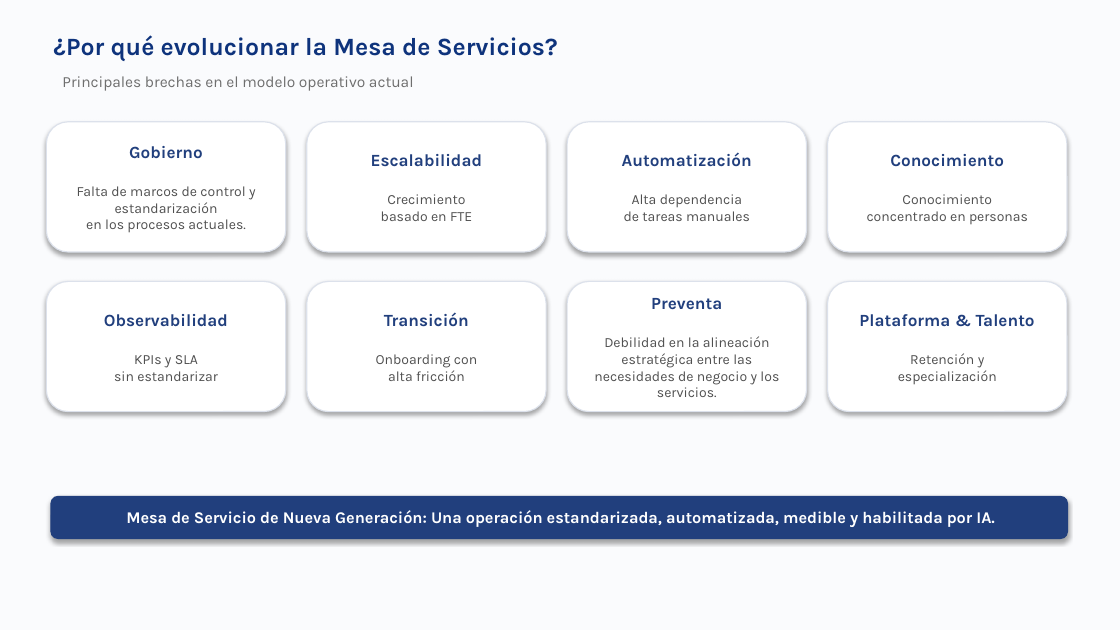
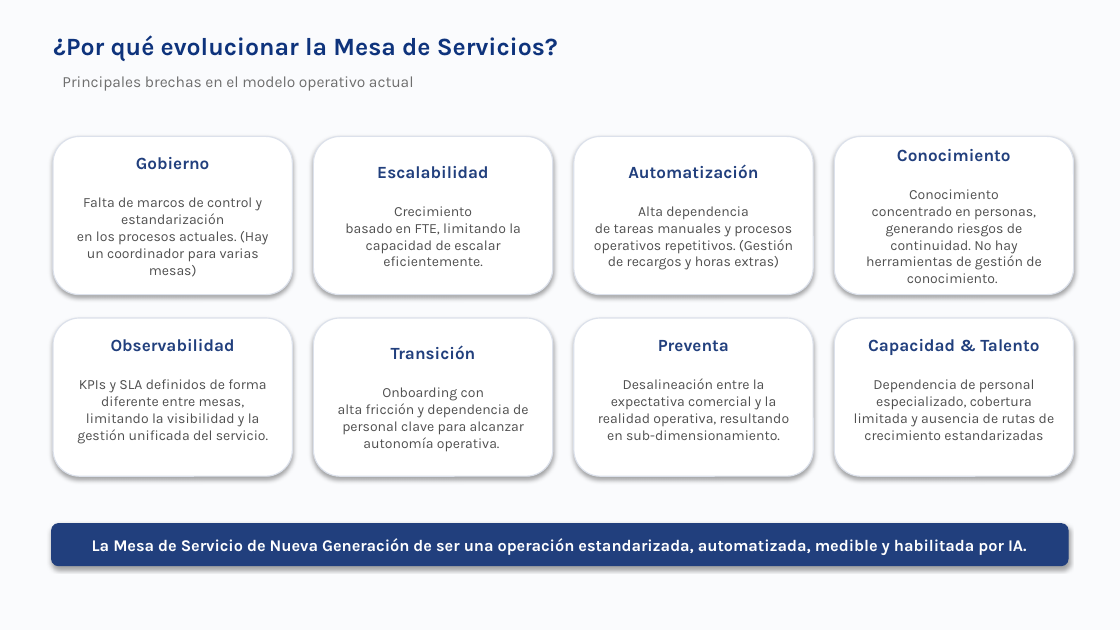
Before and after one commit to nataliazarthapersonalsoft/mesadeservicio-modernizacionaplicaciones, a slide deck: slide 6 of 04-planning/roadmaps/Mesa de Servicio Roadmap_v2.pptx (slide 5 before the commit). Drawn at 1120x630 pixels with LibreOffice and Linux fonts; fonts in the diff are those of the drawing; background and template pictures are left out. Boxes give left, top, right and bottom in pixels: in the first picture for what was removed or moved away, otherwise in the second. Text is boxed around its words. In the diff, an @@ line names an element or a change of style, - is before the commit and + after.

```diff
--- a/04-planning/roadmaps/Mesa de Servicio Roadmap_v2.pptx
+++ b/04-planning/roadmaps/Mesa de Servicio Roadmap_v2.pptx
@@ rounded rectangle "Gobierno": place and size @@
-rounded rectangle "Gobierno" at box(46, 122, 286, 252)
+rounded rectangle "Gobierno" at box(53, 137, 292, 295)
@@ rounded rectangle "Escalabilidad": place and size @@
-rounded rectangle "Escalabilidad" at box(307, 122, 547, 252)
+rounded rectangle "Escalabilidad" at box(314, 137, 553, 295)
@@ rounded rectangle "Automatización": place and size @@
-rounded rectangle "Automatización" at box(567, 122, 806, 252)
+rounded rectangle "Automatización" at box(573, 137, 813, 295)
@@ rounded rectangle "Conocimiento": place and size @@
-rounded rectangle "Conocimiento" at box(828, 122, 1067, 252)
+rounded rectangle "Conocimiento" at box(834, 137, 1074, 295)
@@ text in rounded rectangle at box(77, 197, 269, 277): text changed @@
-Falta de marcos de control y estandarización
-en los procesos actuales.
+Falta de marcos de control y estandarización
+en los procesos actuales. (Hay un coordinador para varias mesas)
@@ text in rounded rectangle at box(345, 206, 521, 266): text changed @@
-Crecimiento
-basado en FTE
+Crecimiento
+basado en FTE, limitando la capacidad de escalar eficientemente.
@@ text in rounded rectangle at box(594, 206, 793, 270): text changed @@
-Alta dependencia
-de tareas manuales
+Alta dependencia
+de tareas manuales y procesos operativos repetitivos. (Gestión de recargos y horas extras)
@@ text in rounded rectangle at box(866, 189, 1042, 283): text changed @@
-Conocimiento
-concentrado en personas
+Conocimiento
+concentrado en personas, generando riesgos de continuidad. No hay herramientas de gestión de conocimiento.
@@ rounded rectangle "Observabilidad": place and size @@
-rounded rectangle "Observabilidad" at box(46, 281, 286, 411)
+rounded rectangle "Observabilidad" at box(53, 318, 292, 476)
@@ rounded rectangle "Transición": place and size @@
-rounded rectangle "Transición" at box(307, 281, 547, 411)
+rounded rectangle "Transición" at box(314, 318, 553, 476)
@@ rounded rectangle "Preventa": place and size @@
-rounded rectangle "Preventa" at box(567, 281, 806, 411)
+rounded rectangle "Preventa" at box(573, 318, 813, 476)
@@ rounded rectangle "Capacidad & Talento": place and size @@
-rounded rectangle "Capacidad & Talento" at box(828, 281, 1067, 411)
+rounded rectangle "Capacidad & Talento" at box(834, 318, 1074, 476)
@@ text in rounded rectangle at box(854, 339, 1055, 440): text changed @@
-Plataforma & Talento
-Retención y
-especialización
+Capacidad & Talento
+Dependencia de personal especializado, cobertura limitada y ausencia de rutas de crecimiento estandarizadas
@@ text in rounded rectangle at box(77, 379, 268, 444): text changed @@
-KPIs y SLA
-sin estandarizar
+KPIs y SLA definidos de forma diferente entre mesas, limitando la visibilidad y la gestión unificada del servicio.
@@ text in rounded rectangle at box(338, 387, 528, 452): text changed @@
-Onboarding con
-alta fricción
+Onboarding con
+alta fricción y dependencia de personal clave para alcanzar autonomía operativa.
@@ text in rounded rectangle at box(598, 378, 789, 440): text changed @@
-Debilidad en la alineación estratégica entre las
-necesidades de negocio y los servicios.
+Desalineación entre la
+expectativa comercial y la
+realidad operativa, resultando
+en sub-dimensionamiento.
@@ rounded rectangle "La Mesa de Servicio de ...": place and size @@
-rounded rectangle "La Mesa de Servicio de ..." at box(52, 496, 1067, 539)
+rounded rectangle "La Mesa de Servicio de ..." at box(52, 524, 1067, 567)
@@ text in rounded rectangle at box(92, 538, 1027, 555): text changed @@
-Mesa de Servicio de Nueva Generación: Una operación estandarizada, automatizada, medible y habilitada por IA.
+La Mesa de Servicio de Nueva Generación de ser una operación estandarizada, automatizada, medible y habilitada por IA.
```
Also in this commit, not shown: 9 other slides changed, 9 slides added, 6 slides removed, 5 other files.
